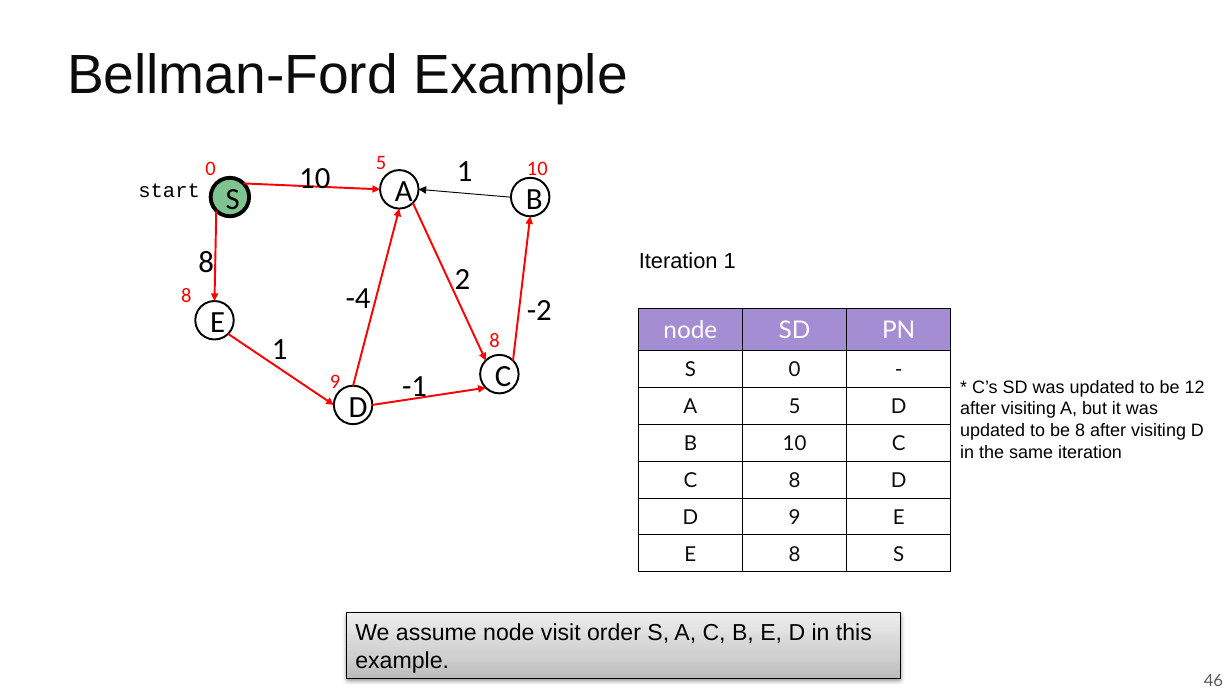
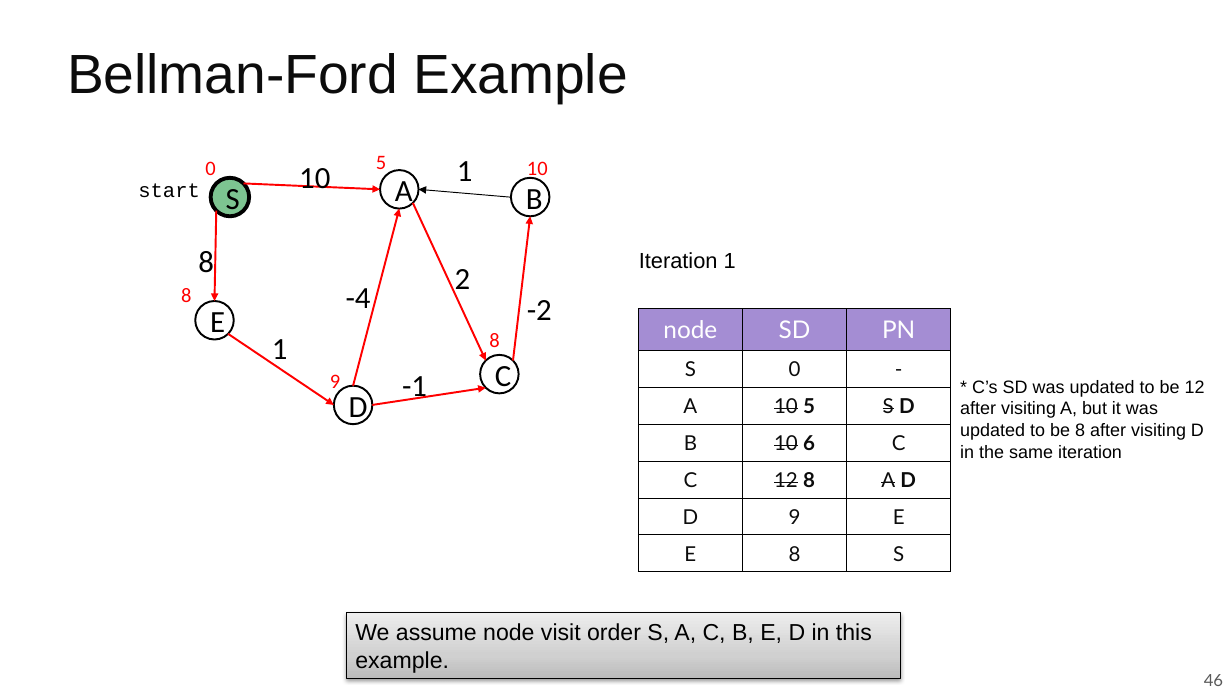
Before and after one commit to guhofstra/CSC175Sp26, a slide deck: slide 46 of PPTs/Lecture 5.1 Shortest Paths Algorithms.pptx. Drawn at 1232x693 pixels with LibreOffice and Linux fonts; fonts in the diff are those of the drawing. Boxes give left, top, right and bottom in pixels: in the first picture for what was removed or moved away, otherwise in the second. Text is boxed around its words. In the diff, an @@ line names an element or a change of style, - is before the commit and + after.

```diff
--- a/PPTs/Lecture 5.1 Shortest Paths Algorithms.pptx
+++ b/PPTs/Lecture 5.1 Shortest Paths Algorithms.pptx
@@ table at [639, 309, 952, 572] @@
-row 3, column 2: 5
+row 3, column 2: 10 5
-row 3, column 3: D
+row 3, column 3: S D
-row 4, column 2: 10
+row 4, column 2: 10 6
-row 5, column 2: 8
+row 5, column 2: 12 8
-row 5, column 3: D
+row 5, column 3: A D
```
Also in this commit, not shown: 6 other slides changed, 7 other files.
